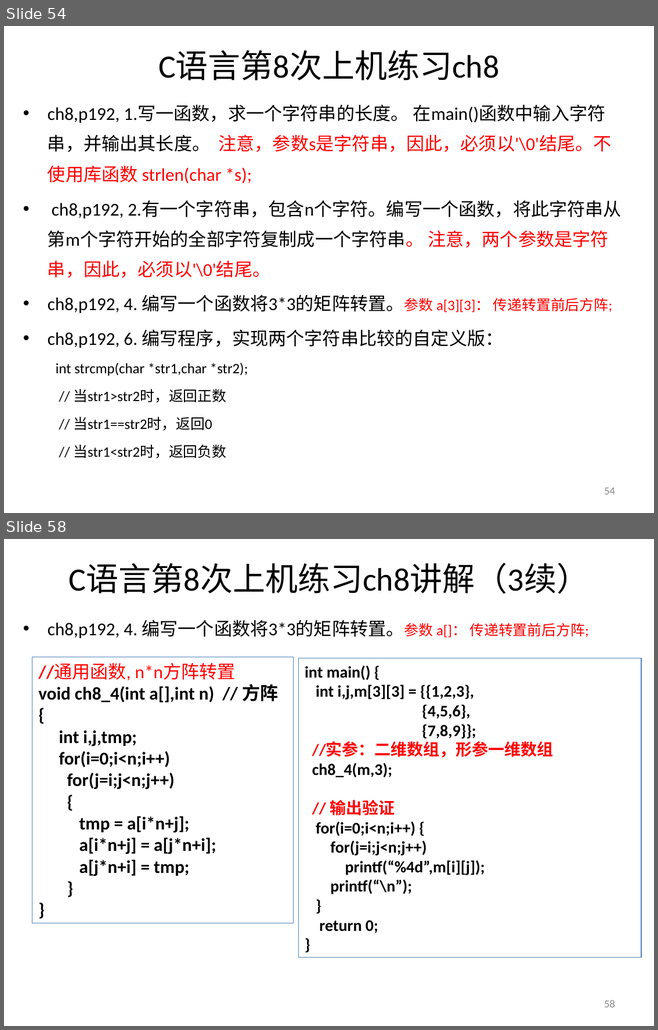
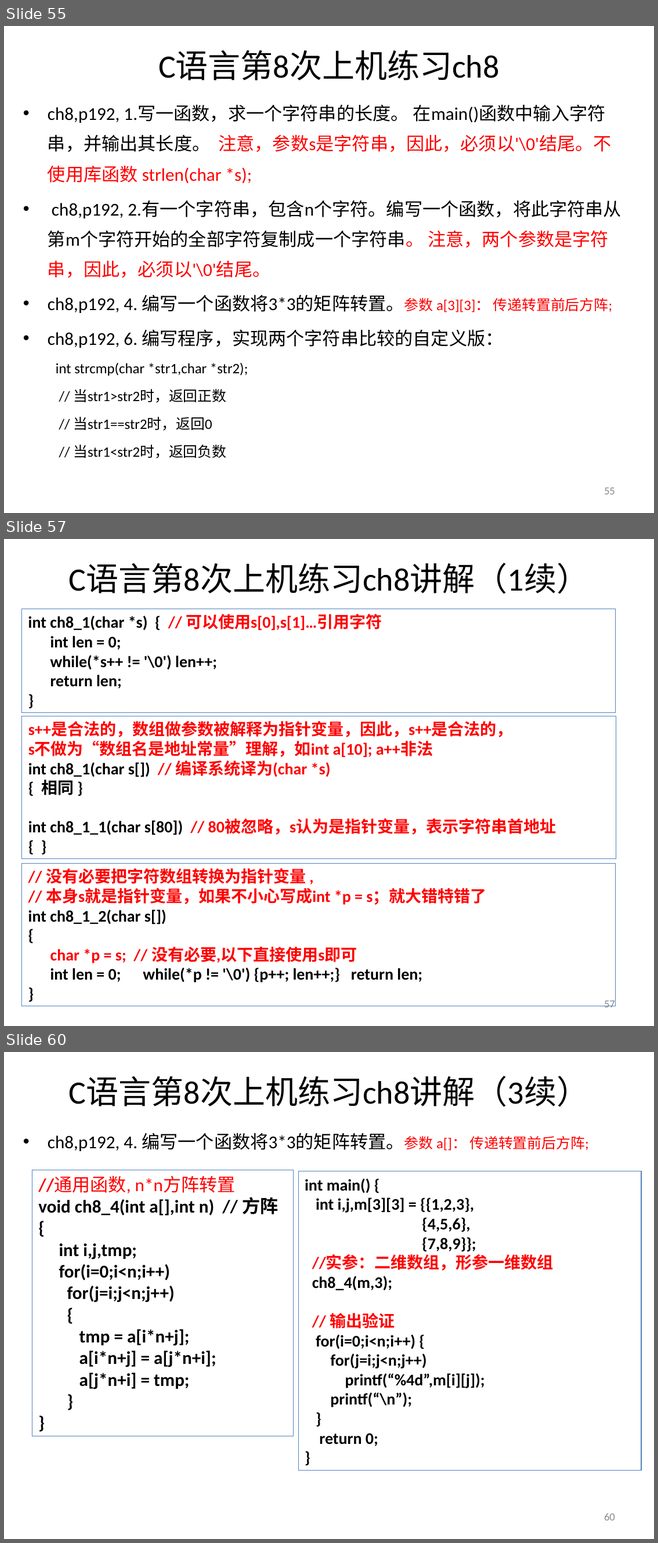
Before and after one commit to jtrfid/C-Repositories, a slide deck: 2016/上机安排.ppt. Shown one above the other, each under a label of ours: slides 54 and 58 before the commit, slides 55, 57 and 60 after it; the slides between them are not shown. The pictures are 658x1030 and 658x1543 pixels, drawn with LibreOffice and Linux fonts; fonts in the diff are those of the drawing. Boxes give left, top, right and bottom in pixels: in the first picture for what was removed or moved away, otherwise in the second. Text is boxed around its words. In the diff, an @@ line names an element or a change of style, - is before the commit and + after.

```diff
--- a/2016/上机安排.ppt
+++ b/2016/上机安排.ppt
@@ slide 57 added at <box>4,539,654,1026</box>, background #FFFFFF @@
@@ title added at <box>69,563,589,594</box>, 36 pt, text #000000 @@
+C语言第8次上机练习ch8讲解（1续）
@@ rectangle added at <box>21,609,615,712</box>, outline #4F81BD 0.74 pt, 18 pt, text #000000, bold @@
+int ch8_1(char *s) { // 可以使用s[0],s[1]…引用字符
+int len = 0;
+while(*s++ != '\0') len++;
+return len;
+}
@@ rectangle added at <box>21,716,615,859</box>, outline #4F81BD 0.74 pt, 18 pt, text #FF0000, bold @@
+s++是合法的，数组做参数被解释为指针变量，因此，s++是合法的，
+s不做为“数组名是地址常量”理解，如int a[10]; a++非法
+int ch8_1(char s[]) // 编译系统译为(char *s)
+{ 相同 }
+int ch8_1_1(char s[80]) // 80被忽略，s认为是指针变量，表示字符串首地址
+{ }
@@ rectangle added at <box>21,863,615,1006</box>, outline #4F81BD 0.74 pt, 18 pt, text #FF0000, bold @@
+// 没有必要把字符数组转换为指针变量 ,
+// 本身s就是指针变量，如果不小心写成int *p = s；就大错特错了
+int ch8_1_2(char s[])
+{
+char *p = s; // 没有必要,以下直接使用s即可
+int len = 0; while(*p != '\0') {p++; len++;} return len;
+}
@@ page number added at <box>604,1001,615,1008</box>, 12 pt, text #898989 @@
+57
@@ what was slide 54 is now slide 55 @@
@@ page number at <box>604,488,615,495</box>: text changed @@
-54
+55
@@ what was slide 58 is now slide 60 @@
@@ page number at <box>604,1513,615,1521</box>: text changed @@
-58
+60
```
Also in this commit, not shown: 5 slides changed, 2 other slides added.
